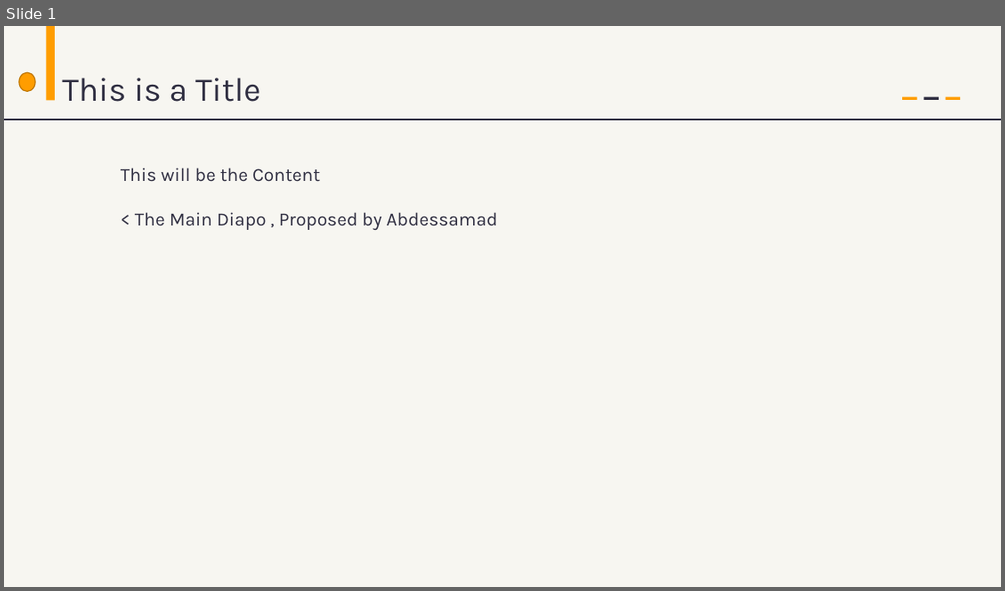
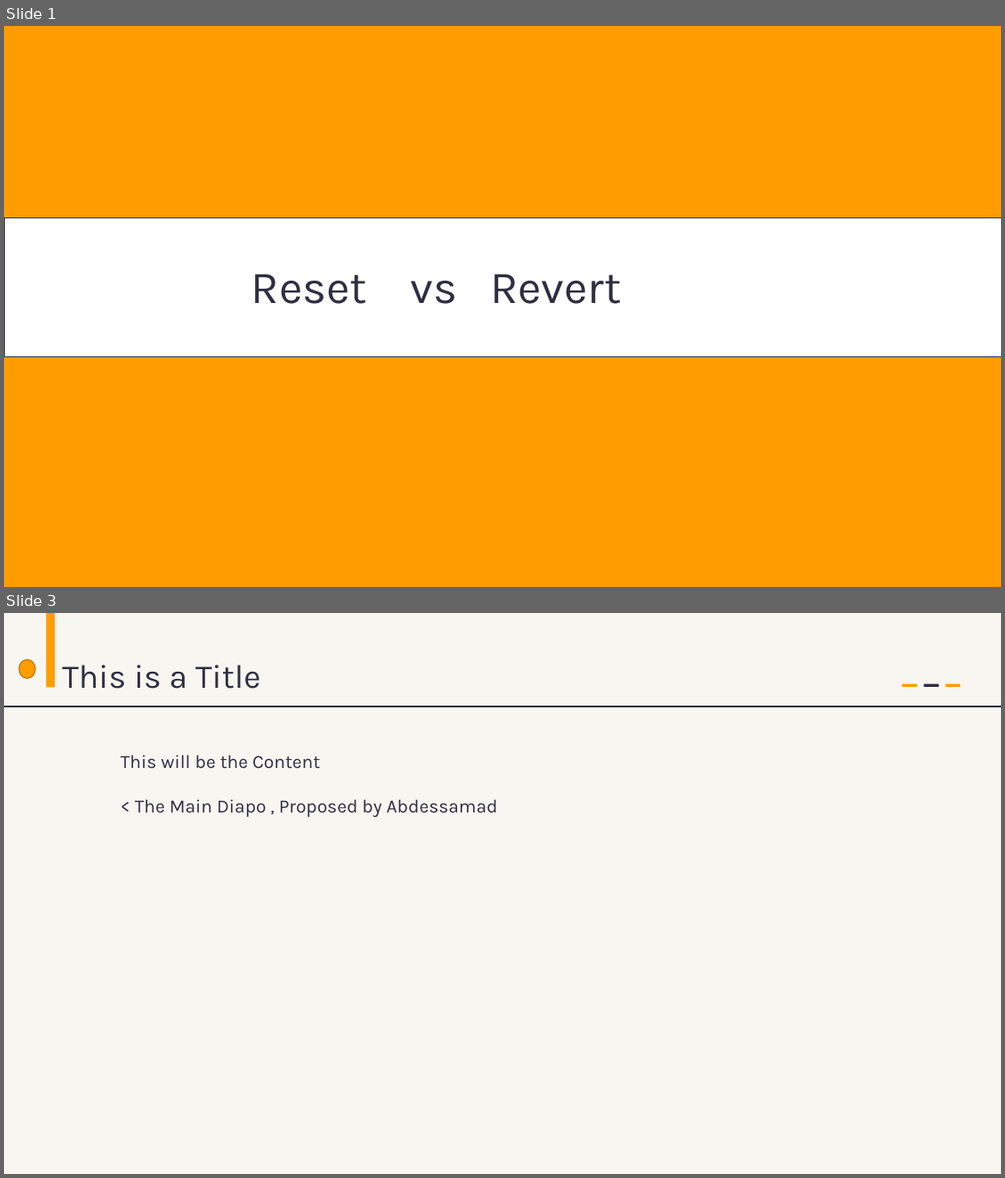
Before and after one commit to AbdessamadAbdaoui/Presentation_Git, a slide deck: presentation_Git.pptx. Shown one above the other, each under a label of ours: slide 1 before the commit, slides 1 and 3 after it; the slides between them are not shown. The pictures are 1005x591 and 1005x1178 pixels, drawn with LibreOffice and Linux fonts; fonts in the diff are those of the drawing. Boxes give left, top, right and bottom in pixels: in the first picture for what was removed or moved away, otherwise in the second. Text is boxed around its words. In the diff, an @@ line names an element or a change of style, - is before the commit and + after.

```diff
--- a/presentation_Git.pptx
+++ b/presentation_Git.pptx
@@ slide 1 added at box(4, 26, 1001, 587), background #FF9D00 @@
@@ rectangle added at box(4, 218, 1001, 356), fill #FFFFFF, outline #2F2E41 1 pt @@
@@ text added at box(251, 273, 622, 304), 44 pt, text #2F2E41 @@
+Reset vs Revert
@@ what was slide 1 is now slide 3 @@
```
Also in this commit, not shown: 1 other slide added.
